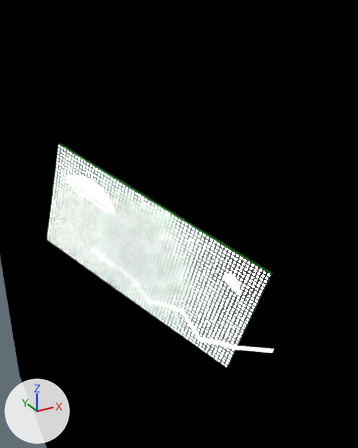
One commit to the Blender file models/pretzelgen-face-render-model.blend: the scene before it, then after it.
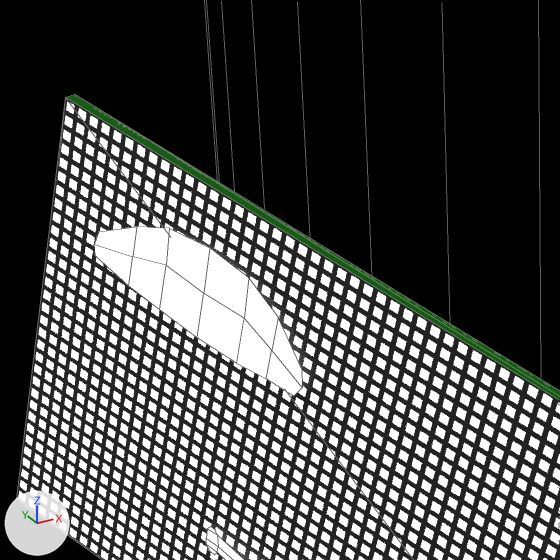
There are two pictures of each version: one from a 50 mm camera at (-0.169, -0.417, 0.134) aimed at (-0.03, -0.164, 0.008), one close up on the part from 12% to 49% of the width and 27% to 57% of the height. The lights are fixed; the arrows at lower left show +X, +Y and +Z. The close-ups show mesh edges as thin lines.

Names of what the first close-up shows: 'Plane', 'face', 'panel', 'tongue blocker'.
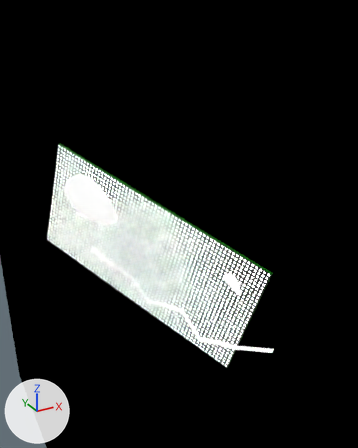
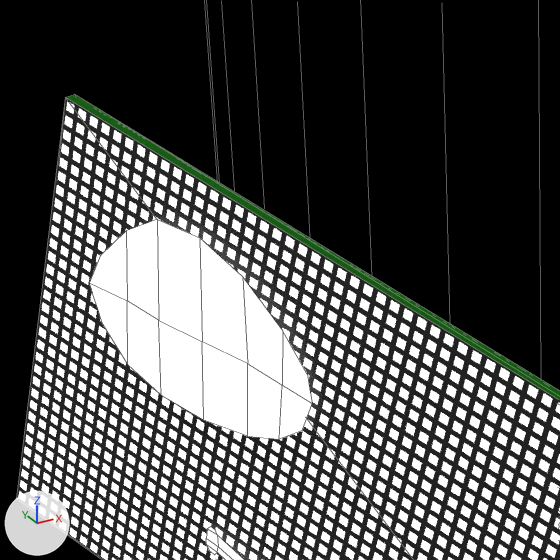
Boxes [x1, y1, x2, y2] around the edits, measured in the close-ups (560 x 560 px; the box of a moved part takes in the faces that stretch with it):
'face', reshaped: before [94, 227, 302, 560]; after [90, 219, 312, 560]
part 1 of me_plane, moved or reshaped: before [94, 227, 302, 396]; after [90, 219, 312, 439]

What changed in the scene script:
```text
Change me_plane:
    where me_plane.from_pydata(...)  # 88 vertices, 52 faces; spans x -0.0836..0.0005, y -0.2298..-0.1051, z -0.0606..0.0349
    used by ob_face; location = (0.0, 0.0, 0.0)
    me_plane part 1
    me_plane.vertices[16].co: (-0.0687, -0.1344, 0.03) -> (-0.0697, -0.1346, 0.0304)  # pixel (248, 277) -> pixel (242, 276)
    me_plane.vertices[17].co: (-0.0705, -0.1313, 0.0155) -> (-0.0704, -0.1339, 0.0042)  # pixel (236, 363) -> pixel (247, 436)
    me_plane.vertices[18].co: (-0.076, -0.1205, 0.0349) -> (-0.0777, -0.1202, 0.0365)  # pixel (169, 228) -> pixel (157, 219)
    me_plane.vertices[19].co: (-0.0776, -0.1176, 0.0211) -> (-0.0791, -0.1195, 0.0076)  # pixel (159, 309) -> pixel (161, 395)
    me_plane.vertices[20].co: (-0.0831, -0.1068, 0.0315) -> (-0.0837, -0.1086, 0.0283)  # pixel (98, 231) -> pixel (100, 255)
    me_plane.vertices[21].co: (-0.0835, -0.1051, 0.0272) -> (-0.0842, -0.108, 0.0166)  # pixel (95, 255) -> pixel (102, 324)
    me_plane.vertices[22].co: (-0.0643, -0.1427, 0.0174) -> (-0.0637, -0.1434, 0.0167)  # pixel (301, 368) -> pixel (307, 374)
    me_plane.vertices[23].co: (-0.0653, -0.1412, 0.0126) -> (-0.0647, -0.1425, 0.0072)  # pixel (293, 396) -> pixel (302, 430)
    me_plane.vertices[65].co: (-0.0694, -0.133, 0.0232) -> (-0.0699, -0.1347, 0.0164)  # pixel (244, 318) -> pixel (247, 363)
    me_plane.vertices[66].co: (-0.0766, -0.1194, 0.0287) -> (-0.0787, -0.1202, 0.0204)  # pixel (166, 265) -> pixel (158, 320)
    me_plane.vertices[67].co: (-0.0722, -0.1278, 0.0333) -> (-0.0736, -0.1275, 0.0351)  # pixel (209, 247) -> pixel (199, 237)
    me_plane.vertices[68].co: (-0.0742, -0.1243, 0.018) -> (-0.0749, -0.1266, 0.0051)  # pixel (197, 337) -> pixel (203, 420)
    me_plane.vertices[69].co: (-0.0836, -0.1054, 0.0292) -> (-0.0852, -0.1063, 0.0233)  # pixel (94, 244) -> pixel (89, 282)
    me_plane.vertices[70].co: (-0.0791, -0.114, 0.0338) -> (-0.0808, -0.114, 0.0334)  # pixel (136, 226) -> pixel (126, 230)
    me_plane.vertices[71].co: (-0.0805, -0.1117, 0.0236) -> (-0.0823, -0.1132, 0.0112)  # pixel (128, 286) -> pixel (127, 364)
    me_plane.vertices[72].co: (-0.0644, -0.1428, 0.0144) -> (-0.0634, -0.144, 0.0121)  # pixel (302, 387) -> pixel (312, 403)
    me_plane.vertices[73].co: (-0.0678, -0.1366, 0.0143) -> (-0.0672, -0.1391, 0.0051)  # pixel (266, 378) -> pixel (279, 439)
    me_plane.vertices[74].co: (-0.0662, -0.1391, 0.0248) -> (-0.0661, -0.1405, 0.0231)  # pixel (278, 317) -> pixel (282, 330)
    me_plane.vertices[75].co: (-0.067, -0.1376, 0.0192) -> (-0.0664, -0.1397, 0.0141)  # pixel (271, 350) -> pixel (282, 385)
    me_plane.vertices[76].co: (-0.0798, -0.1128, 0.0287) -> (-0.0816, -0.1137, 0.022)  # pixel (132, 256) -> pixel (127, 300)
    me_plane.vertices[77].co: (-0.0731, -0.126, 0.0257) -> (-0.0744, -0.1272, 0.0184)  # pixel (203, 293) -> pixel (202, 341)
```
